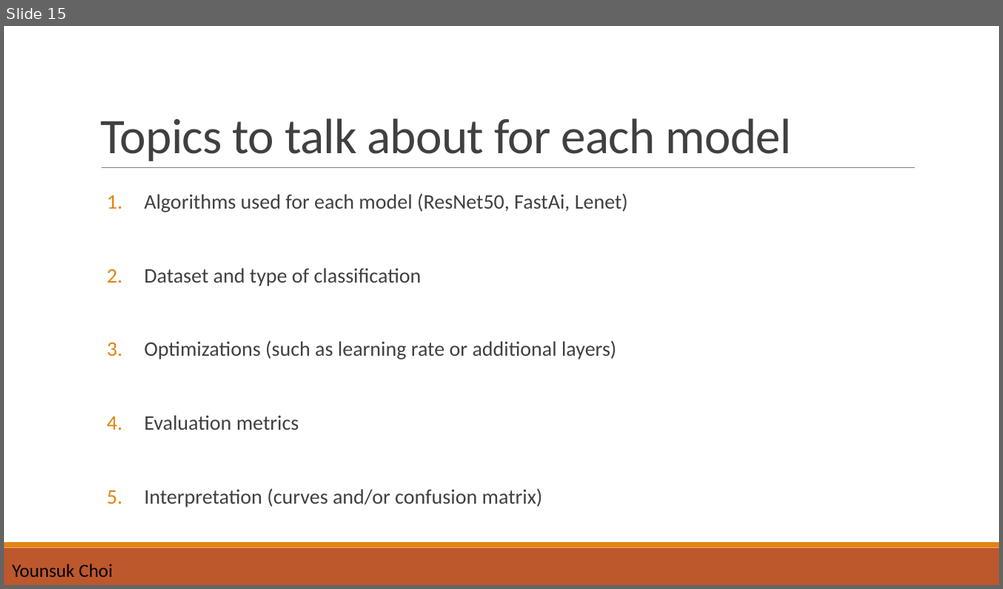
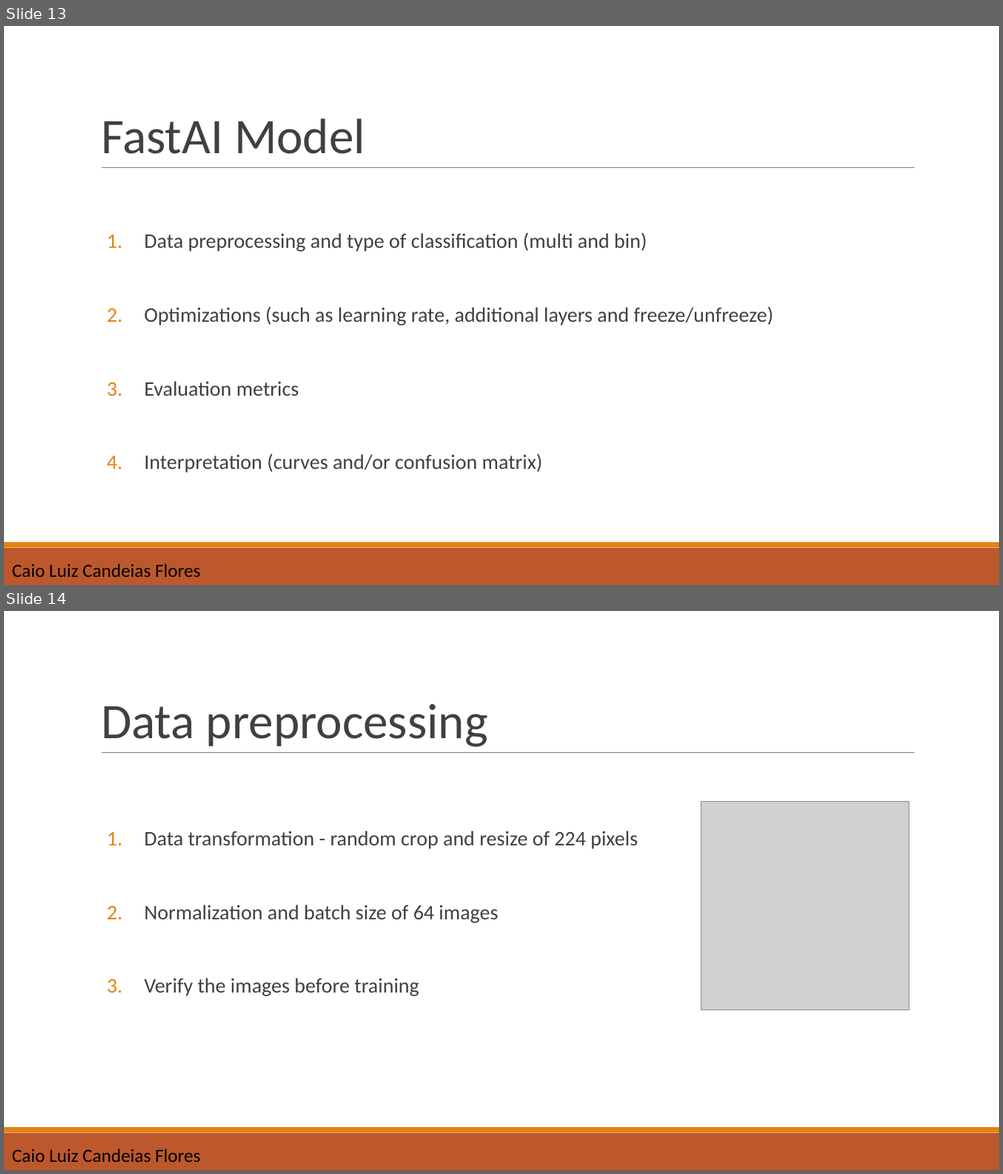
Before and after one commit to yoonsukwkd96/Autonomous_Systems_B_Lab_Group_A, a slide deck: final_presentation_groupA.pptx. Shown one above the other, each under a label of ours: slide 15 before the commit, slides 13 and 14 after it. The pictures are 1003x589 and 1003x1174 pixels, drawn with LibreOffice and Linux fonts; fonts in the diff are those of the drawing; grey boxes stand for pictures. Boxes give left, top, right and bottom in pixels: in the first picture for what was removed or moved away, otherwise in the second. Text is boxed around its words. In the diff, an @@ line names an element or a change of style, - is before the commit and + after.

```diff
--- a/final_presentation_groupA.pptx
+++ b/final_presentation_groupA.pptx
@@ slide 14 added at <box>4,611,999,1170</box>, background #FFFFFF; not listed: 3 template elements that a slide beside it also shows @@
@@ text added at <box>101,704,488,747</box>, 48 pt, text #404040 @@
+Data preprocessing
@@ picture added at <box>701,801,909,1010</box> @@
@@ text added at <box>144,831,637,997</box>, 20 pt, text #404040 @@
+1. Data transformation - random crop and resize of 224 pixels
+2. Normalization and batch size of 64 images
+3. Verify the images before training
@@ text added at <box>12,1149,200,1162</box>, 18 pt, text #000000 @@
+Caio Luiz Candeias Flores
@@ what was slide 15 is now slide 13 @@
@@ slide 13 changed as well @@
@@ text at <box>101,118,365,154</box>: text changed @@
-Topics to talk about for each model
+FastAI Model
@@ text at <box>144,232,774,326</box>: text changed @@
-1. Algorithms used for each model (ResNet50, FastAi, Lenet)
-2. Dataset and type of classification
-3. Optimizations (such as learning rate or additional layers)
+1. Data preprocessing and type of classification (multi and bin)
+2. Optimizations (such as learning rate, additional layers and freeze/unfreeze)
@@ text removed at <box>12,564,113,577</box> @@
-Younsuk Choi
@@ text added at <box>12,564,200,577</box>, 18 pt, text #000000 @@
+Caio Luiz Candeias Flores
```
Also in this commit, not shown: 12 other slides changed, 6 other slides added, 11 slides removed, 2 other files.
